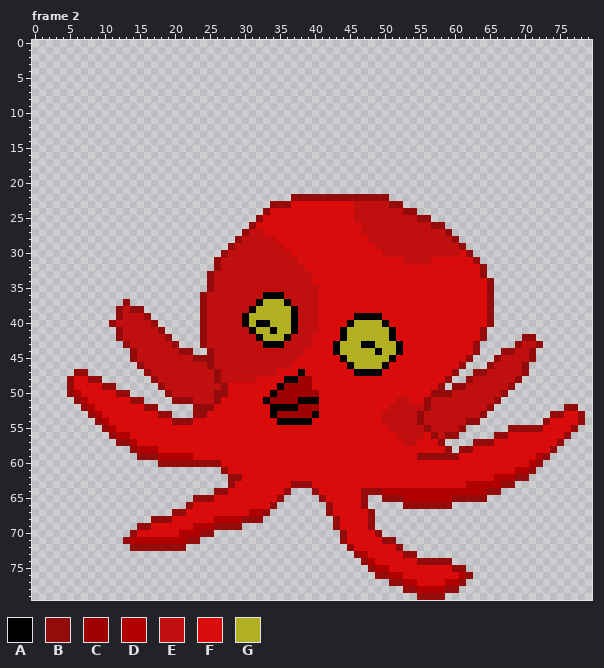
Pixel-art file -- WIP/Octopus.aseprite. Above is the file before it was changed.
80x80 pixels, 11 frames. Shown: frame 2. The commit also changed other frames, which this record leaves out.
Palette (. is transparent): A #000000  B #940b0b  C #9f0000  D #b00000  E #c10f0f  F #d90b0b  G #b0b021
Now the later version:
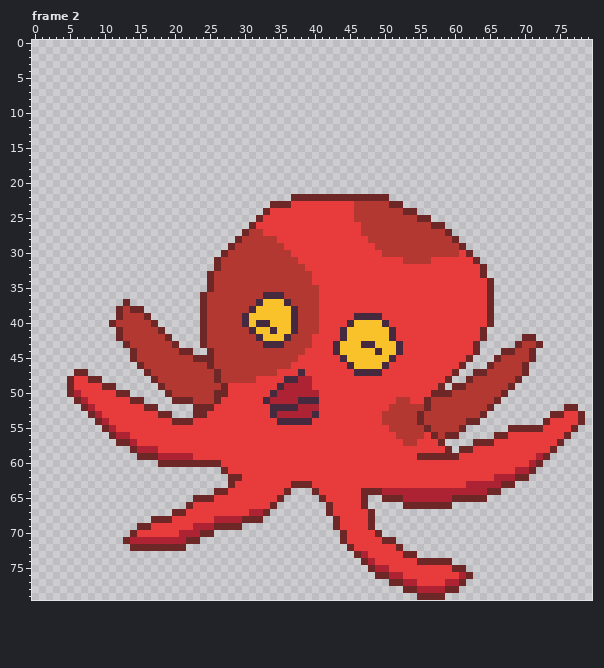
Diff:
{"change": "layer \"Flattened\" added"}
{"change": "layer \"Rear Arms\" removed"}
{"change": "layer \"Layer 1\" removed"}
{"colour":"A","old":"#000000","new":"#45293f"}
{"colour":"B","old":"#940b0b","new":"#6e2727"}
{"colour":"D","old":"#b00000","new":"#ae2334"}
{"colour":"E","old":"#c10f0f","new":"#b33831"}
{"colour":"F","old":"#d90b0b","new":"#e83b3b"}
{"colour":"G","old":"#b0b021","new":"#f9c22b"}
{"where": "frame 2, layer \"Flattened\""}
{"frame":2,"y":48,"x":38,"old":"CC","new":"DD"}
{"frame":2,"y":49,"x":36,"old":"CCCC","new":"DDDD"}
{"frame":2,"y":50,"x":35,"old":"CCCCCC","new":"DDDDDD"}
{"frame":2,"y":51,"x":34,"old":"CCCC","new":"DDDD"}
{"frame":2,"y":52,"x":38,"old":"CCC","new":"DDD"}
{"frame":2,"y":53,"x":35,"old":"CCCCC","new":"DDDDD"}
{"label":"changed","picture_box":[67,194,585,600]}
